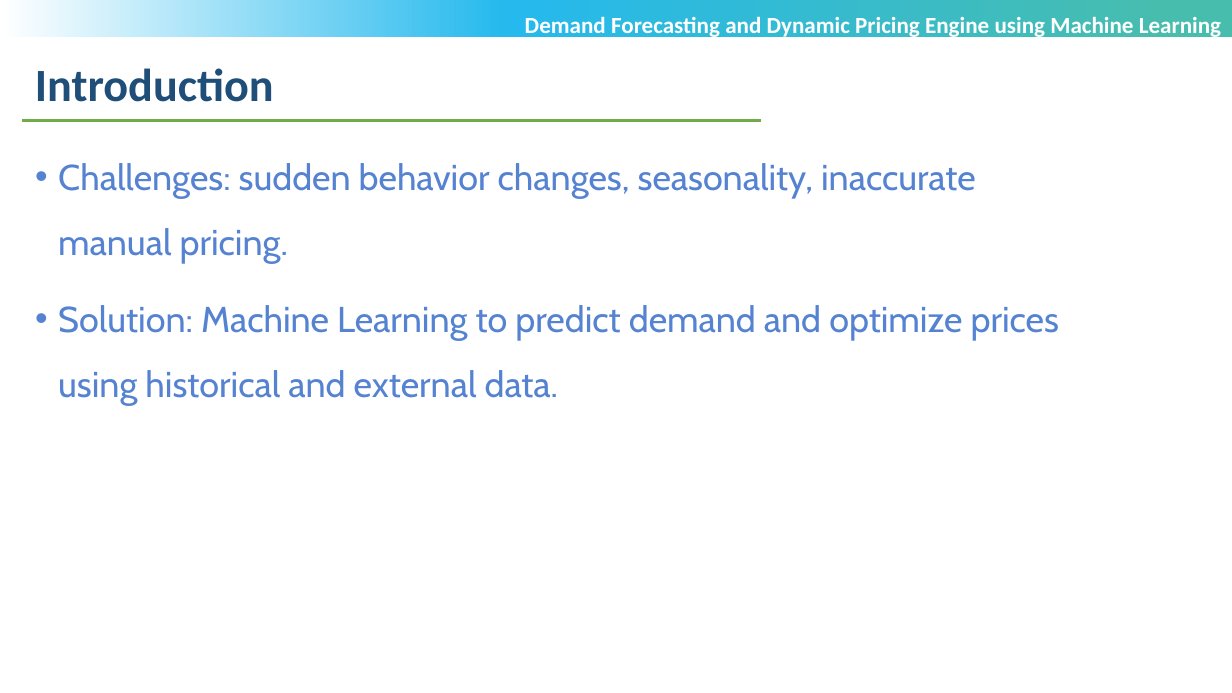
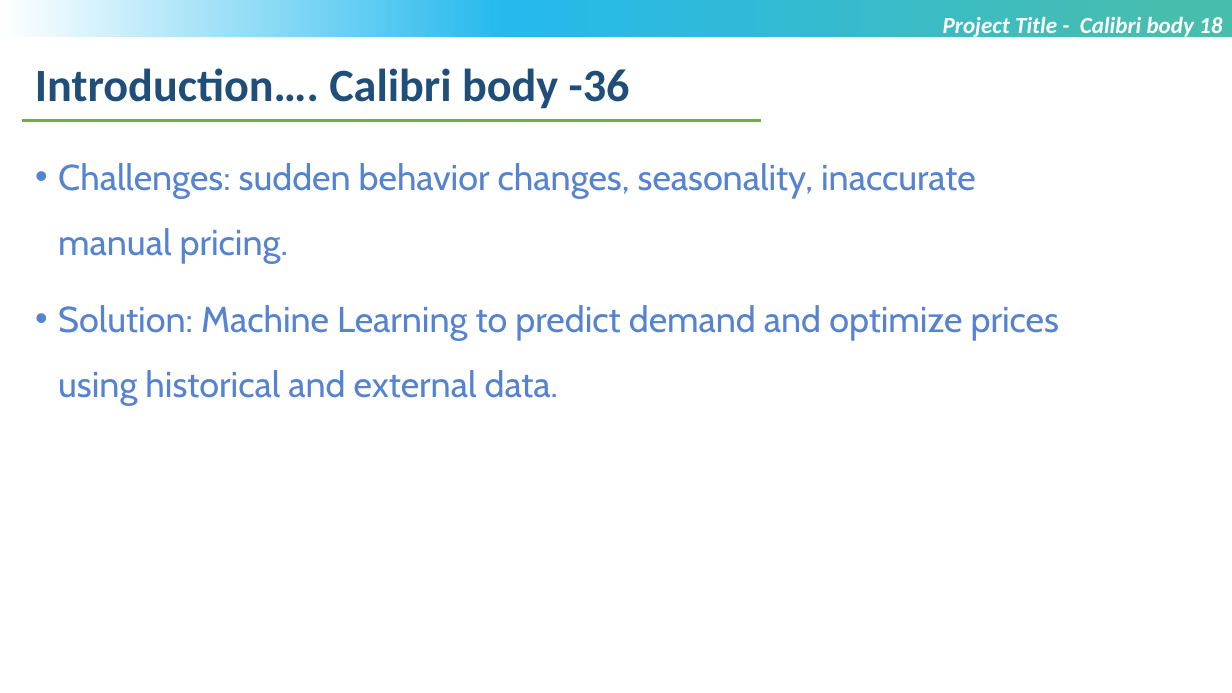
Before and after one commit to PathanAyubKhan/Review-1-PPT, a slide deck: slide 3 of 24MCS1047_MTech-Project_Review2_PPT_Template_V1.pptx. Drawn at 1232x693 pixels with LibreOffice and Linux fonts; fonts in the diff are those of the drawing; background and template pictures are left out. Boxes give left, top, right and bottom in pixels: in the first picture for what was removed or moved away, otherwise in the second. Text is boxed around its words. In the diff, an @@ line names an element or a change of style, - is before the commit and + after.

```diff
--- a/24MCS1047_MTech-Project_Review2_PPT_Template_V1.pptx
+++ b/24MCS1047_MTech-Project_Review2_PPT_Template_V1.pptx
@@ text at (943,17,1222,39): text changed; italic on @@
-Demand Forecasting and Dynamic Pricing Engine using Machine Learning
+Project Title - Calibri body 18
@@ text at (35,68,630,109): text changed @@
-Introduction
+Introduction…. Calibri body -36
```
Also in this commit, not shown: 17 other slides changed, 1 other file.
